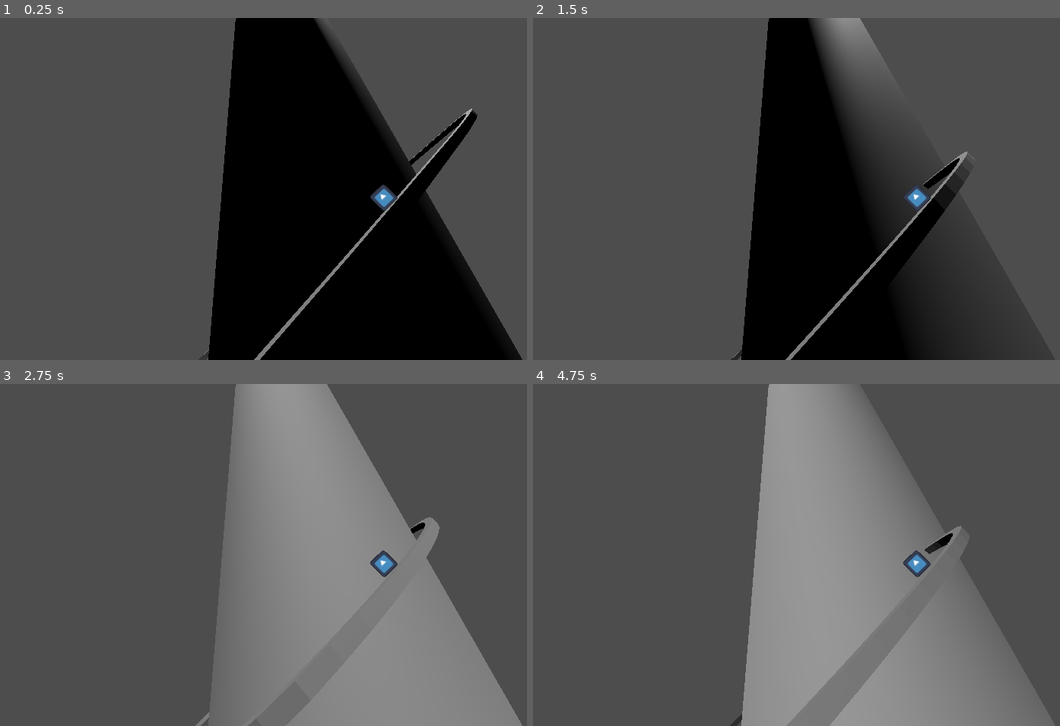
Above: before the commit, frames 1-4 (two rows, left to right).
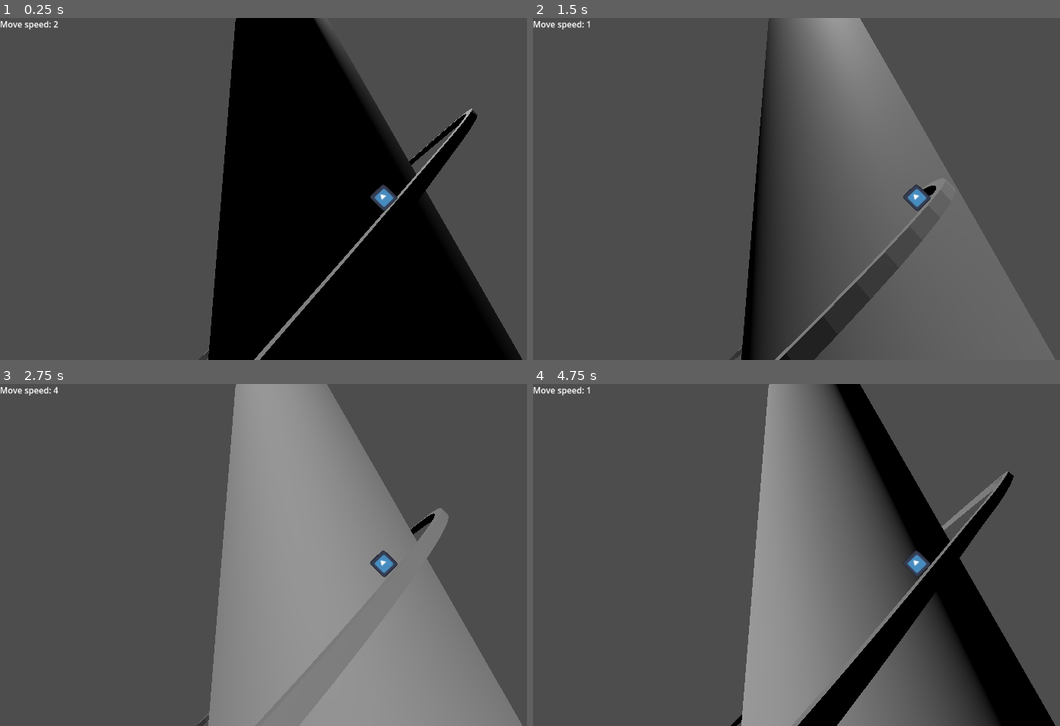
Above: after the commit, the same moments.

Repository: The-Breakfast-Gentlemen/godot-wild-jam-73
Game: Godot game, scene res://game.tscn
Two runs of this game, one before a commit and one after it. Both use one fixed random seed, a clock stepped at 60 frames per second and the inputs below. Before the commit the project has no main scene; this scene is started directly in both runs. The engine's default icon, where the game draws it, is replaced by a stand-in: a white triangle on a blue panel in a dark square.
Inputs:
- Up to frame 1 (0.25 s): no input
- Up to frame 2 (1.5 s): hold D (move_right, bound only after the commit) 0.53-1.28 s; hold A (move_left, bound only after the commit) from 1.28 s (still down)
- Up to frame 3 (2.75 s): release A (move_left, bound only after the commit) at 2.03 s; hold D (move_right, bound only after the commit) from 2.03 s (still down)
- Up to frame 4 (4.75 s): release D (move_right, bound only after the commit) at 3.53 s; hold A (move_left, bound only after the commit) from 3.53 s (still down)

The runs differ from the first frame. In frame 1, 0.1% of the frame differs, in the area x 0-11%, y 0-4%; in frame 2, 37%, in the area x 0-100%, y 0-100%; in frame 3, 2.0%; in frame 4, 29%.

Commit message:
Implement basic player movement

Diff:
--- a/game.tscn
+++ b/game.tscn
@@ -1,8 +1,9 @@
-[gd_scene load_steps=4 format=3 uid="uid://d06upcpiheyn4"]
+[gd_scene load_steps=5 format=3 uid="uid://d06upcpiheyn4"]
 
 [ext_resource type="Script" path="res://player.gd" id="1_3f8tg"]
-[ext_resource type="PackedScene" uid="uid://dhxjll2lwq5lj" path="res://player.tscn" id="1_64o40"]
+[ext_resource type="PackedScene" uid="uid://cc837e8l2t53" path="res://player.tscn" id="1_64o40"]
 [ext_resource type="PackedScene" uid="uid://b8knk50wyxi2v" path="res://rail.tscn" id="2_m0hf4"]
+[ext_resource type="Script" path="res://move_speed_label.gd" id="4_naltq"]
 
 [node name="Game" type="Node3D"]
 
@@ -17,11 +18,10 @@
 [node name="Rail" parent="." instance=ExtResource("2_m0hf4")]
 
 [node name="PathFollow3D" type="PathFollow3D" parent="Rail"]
-transform = Transform3D(-0.993176, 0, 0.116369, 0, 0.999957, 0, -0.116367, 0, -0.993192, -2.53595, 0.06, -1.17465)
+transform = Transform3D(-0.993175, 0, 0.116369, 0, 0.999957, 0, -0.116367, 0, -0.993192, -2.53595, 0.06, -1.17465)
 v_offset = 0.06
 rotation_mode = 2
 script = ExtResource("1_3f8tg")
-move_speed = 2.0
 
 [node name="RemoteTransform3D" type="RemoteTransform3D" parent="Rail/PathFollow3D"]
 transform = Transform3D(-0.515038, 0, -0.857167, 0, 1, 0, 0.857167, 0, -0.515038, 0, 0, 0)
@@ -29,8 +29,15 @@
 update_scale = false
 
 [node name="CSGCylinder3D" type="CSGCylinder3D" parent="."]
-transform = Transform3D(3.11144, 2.4271e-05, 4.02828, 2.4795, 4.01151, -1.91518, -3.17477, 3.13302, 2.45216, 0.897388, 0.06, 1.2306)
+transform = Transform3D(3.11143, 2.56362e-05, 4.02828, 2.4795, 4.01151, -1.91518, -3.17477, 3.13302, 2.45216, 0.897388, 0.06, 1.2306)
 height = 4.04187
 
 [node name="DirectionalLight3D" type="DirectionalLight3D" parent="."]
 transform = Transform3D(1, 0, 0, 0, 0.752852, 0.65819, 0, -0.65819, 0.752852, 0, 10.9369, 3.00134)
+
+[node name="Label" type="Label" parent="."]
+offset_right = 66.0
+offset_bottom = 23.0
+script = ExtResource("4_naltq")
+
+[connection signal="move_speed_changed" from="Rail/PathFollow3D" to="Label" method="_on_path_follow_3d_move_speed_changed"]
--- /dev/null
+++ b/move_speed_label.gd
@@ -0,0 +1,15 @@
+extends Label
+
+
+# Called when the node enters the scene tree for the first time.
+func _ready() -> void:
+	pass # Replace with function body.
+
+
+# Called every frame. 'delta' is the elapsed time since the previous frame.
+func _process(delta: float) -> void:
+	pass
+
+
+func _on_path_follow_3d_move_speed_changed(move_speed: float) -> void:
+	text = 'Move speed: ' + str(move_speed);
--- a/player.gd
+++ b/player.gd
@@ -1,6 +1,24 @@
 extends PathFollow3D
 
-@export var move_speed: float = 4.0;
+@export var max_move_speed: float = 4.0;
+@export var min_move_speed: float = 1.0;
+@export var mid_move_speed: float = 2.0;
+@export var acceleration: float = 1200.0;
+
+signal move_speed_changed;
+
+var move_speed: float;
 
 func _physics_process(delta: float) -> void:
+	if (Input.is_action_pressed('move_right')):
+		move_speed = max_move_speed;
+		move_speed_changed.emit(move_speed);
+	elif (Input.is_action_pressed('move_left')):
+		move_speed = min_move_speed;
+		move_speed_changed.emit(move_speed);
+	else:
+		move_speed = mid_move_speed;
+		move_speed_changed.emit(move_speed);
+
+
 	progress += move_speed * delta;
--- a/player.tscn
+++ b/player.tscn
@@ -10,6 +10,7 @@
 
 [node name="Player_Vis" type="Sprite3D" parent="."]
 transform = Transform3D(0.1, 0, 0, 0, 0.1, 0, 0, 0, 0.1, 0, 0, 0)
+flip_h = true
 texture = ExtResource("1_lmp5d")
 
 [node name="CollisionShape3D" type="CollisionShape3D" parent="."]
--- a/project.godot
+++ b/project.godot
@@ -11,5 +11,21 @@
 [application]
 
 config/name="Godot Wild Jam 73"
+run/main_scene="res://game.tscn"
 config/features=PackedStringArray("4.3", "Forward Plus")
 config/icon="res://icon.svg"
+
+[input]
+
+move_left={
+"deadzone": 0.5,
+"events": [Object(InputEventKey,"resource_local_to_scene":false,"resource_name":"","device":-1,"window_id":0,"alt_pressed":false,"shift_pressed":false,"ctrl_pressed":false,"meta_pressed":false,"pressed":false,"keycode":0,"physical_keycode":65,"key_label":0,"unicode":97,"location":0,"echo":false,"script":null)
+, Object(InputEventKey,"resource_local_to_scene":false,"resource_name":"","device":-1,"window_id":0,"alt_pressed":false,"shift_pressed":false,"ctrl_pressed":false,"meta_pressed":false,"pressed":false,"keycode":0,"physical_keycode":4194319,"key_label":0,"unicode":0,"location":0,"echo":false,"script":null)
+]
+}
+move_right={
+"deadzone": 0.5,
+"events": [Object(InputEventKey,"resource_local_to_scene":false,"resource_name":"","device":-1,"window_id":0,"alt_pressed":false,"shift_pressed":false,"ctrl_pressed":false,"meta_pressed":false,"pressed":false,"keycode":0,"physical_keycode":68,"key_label":0,"unicode":100,"location":0,"echo":false,"script":null)
+, Object(InputEventKey,"resource_local_to_scene":false,"resource_name":"","device":-1,"window_id":0,"alt_pressed":false,"shift_pressed":false,"ctrl_pressed":false,"meta_pressed":false,"pressed":false,"keycode":0,"physical_keycode":4194321,"key_label":0,"unicode":0,"location":0,"echo":false,"script":null)
+]
+}
Not shown: 1 places in player.tscn that only renumber resources
